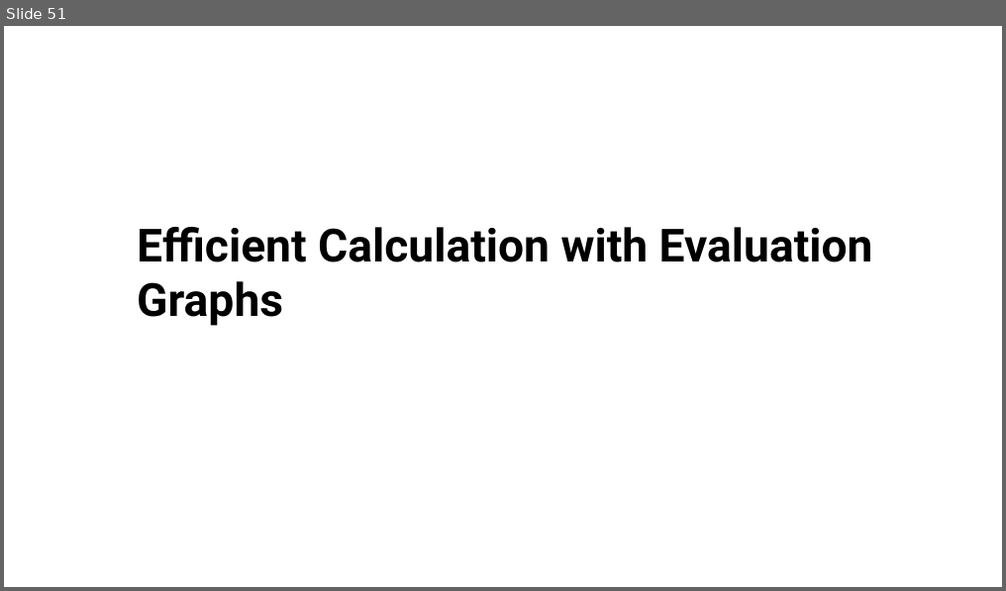
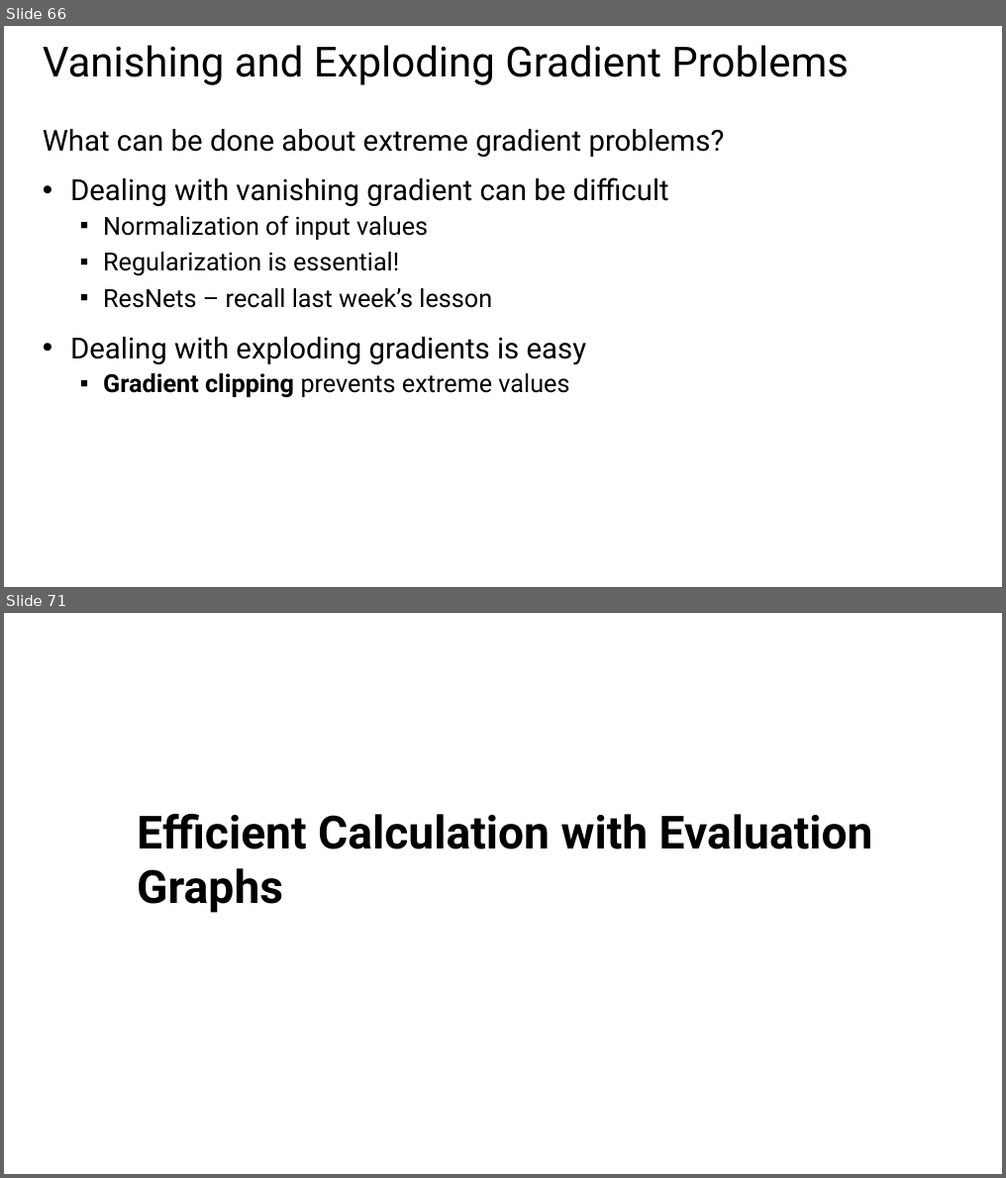
Before and after one commit to StephenElston/CSCI-E25, a slide deck: Slides/5_BuildingBlocksOfDeepLearning.pptx. Shown one above the other, each under a label of ours: slide 51 before the commit, slides 66 and 71 after it; the slides between them are not shown. The pictures are 1006x591 and 1006x1178 pixels, drawn with LibreOffice and Linux fonts; fonts in the diff are those of the drawing. Boxes give left, top, right and bottom in pixels: in the first picture for what was removed or moved away, otherwise in the second. Text is boxed around its words. In the diff, an @@ line names an element or a change of style, - is before the commit and + after.

```diff
--- a/Slides/5_BuildingBlocksOfDeepLearning.pptx
+++ b/Slides/5_BuildingBlocksOfDeepLearning.pptx
@@ slide 66 added at <box>4,26,1002,587</box>, background #FFFFFF @@
@@ title added at <box>43,45,848,85</box>, 40 pt, text #000000 @@
+Vanishing and Exploding Gradient Problems
@@ text added at <box>43,129,725,398</box>, 28 pt, text #000000 @@
+What can be done about extreme gradient problems?
+• Dealing with vanishing gradient can be difficult
+  ▪ Normalization of input values
+  ▪ Regularization is essential!
+  ▪ ResNets – recall last week’s lesson
+• Dealing with exploding gradients is easy
+  ▪ Gradient clipping prevents extreme values
@@ what was slide 51 is now slide 71 @@
```
Also in this commit, not shown: 19 other slides added, 2 other files.
